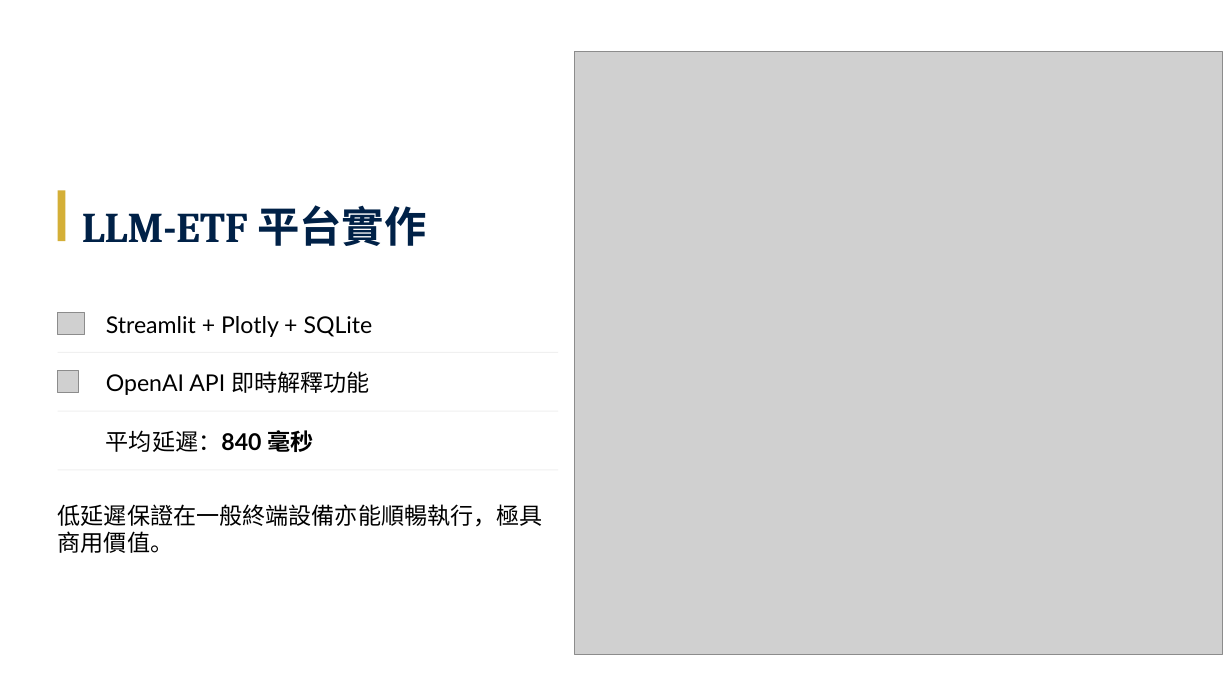
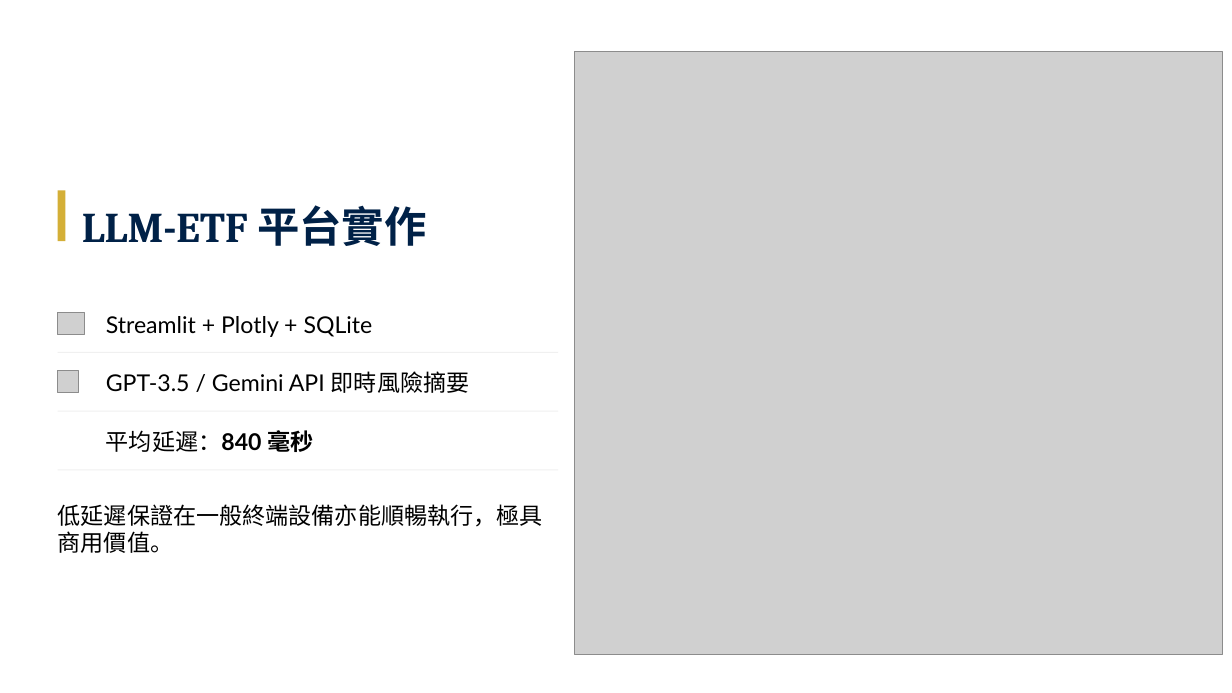
Before and after one commit to Tzu-Lin/ETF-AI-Project, a slide deck: slide 17 of 林子瑜-LLM_ETF.pptx. Drawn at 1232x693 pixels with LibreOffice and Linux fonts; fonts in the diff are those of the drawing; grey boxes stand for pictures; background and template pictures are left out. Boxes give left, top, right and bottom in pixels: in the first picture for what was removed or moved away, otherwise in the second. Text is boxed around its words. In the diff, an @@ line names an element or a change of style, - is before the commit and + after.

```diff
--- a/林子瑜-LLM_ETF.pptx
+++ b/林子瑜-LLM_ETF.pptx
@@ text at <box>106,371,470,393</box>: text changed @@
-OpenAI API 即時解釋功能
+GPT-3.5 / Gemini API 即時風險摘要
```
Also in this commit, not shown: 12 other slides changed, 5 other files.
